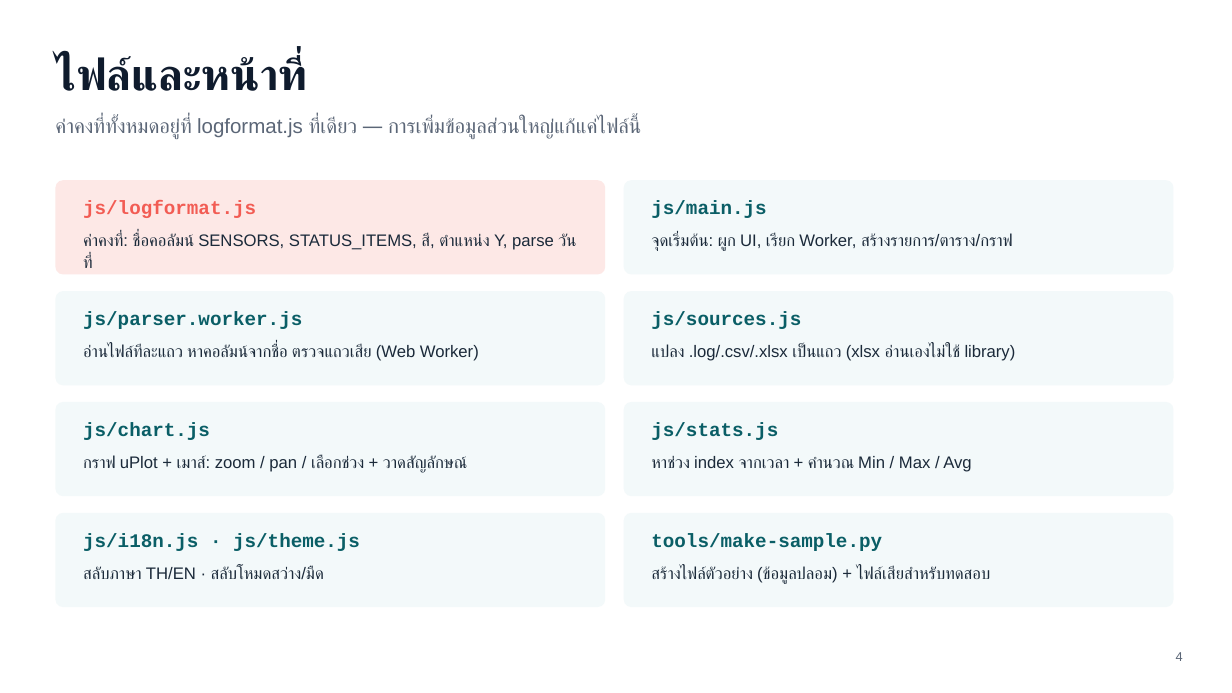
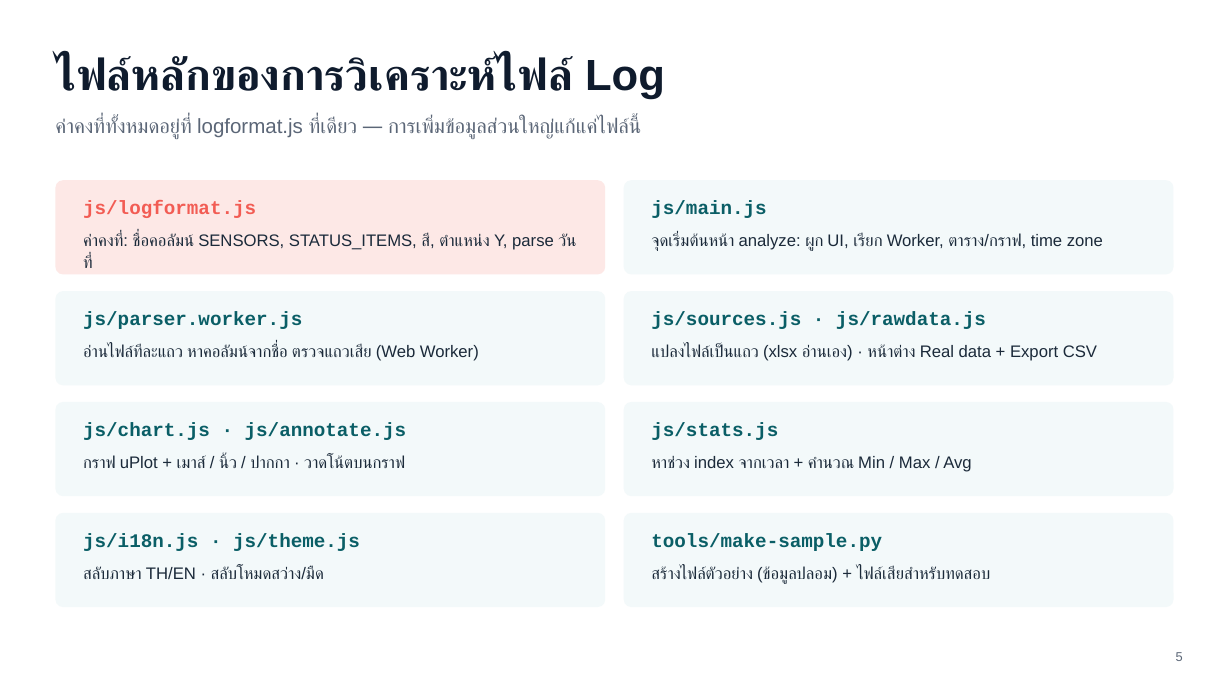
Before and after one commit to AHTH-Graph-Generator/AHTH-Graph-Generator.github.io, a slide deck: slide 5 of docs/AHTH-Graph-Generator-Training.pptx (slide 4 before the commit). Drawn at 1232x693 pixels with LibreOffice and Linux fonts; fonts in the diff are those of the drawing. Boxes give left, top, right and bottom in pixels: in the first picture for what was removed or moved away, otherwise in the second. Text is boxed around its words. In the diff, an @@ line names an element or a change of style, - is before the commit and + after.

```diff
--- a/docs/AHTH-Graph-Generator-Training.pptx
+++ b/docs/AHTH-Graph-Generator-Training.pptx
@@ text at [55,56,665,99]: text changed @@
-ไฟล์และหน้าที่
+ไฟล์หลักของการวิเคราะห์ไฟล์ Log
@@ text at [651,234,1103,251]: text changed @@
-จุดเริ่มต้น: ผูก UI, เรียก Worker, สร้างรายการ/ตาราง/กราฟ
+จุดเริ่มต้นหน้า analyze: ผูก UI, เรียก Worker, ตาราง/กราฟ, time zone
@@ text at [651,312,986,329]: text changed @@
-js/sources.js
+js/sources.js · js/rawdata.js
@@ text at [651,345,1097,361]: text changed @@
-แปลง .log/.csv/.xlsx เป็นแถว (xlsx อ่านเองไม่ใช้ library)
+แปลงไฟล์เป็นแถว (xlsx อ่านเอง) · หน้าต่าง Real data + Export CSV
@@ text at [83,422,407,440]: text changed @@
-js/chart.js
+js/chart.js · js/annotate.js
@@ text at [83,456,405,468]: text changed @@
-กราฟ uPlot + เมาส์: zoom / pan / เลือกช่วง + วาดสัญลักษณ์
+กราฟ uPlot + เมาส์ / นิ้ว / ปากกา · วาดโน้ตบนกราฟ
@@ text at [1176,652,1183,661]: text changed @@
-4
+5
```
Also in this commit, not shown: 13 other slides changed, 8 slides added, 29 other files.
